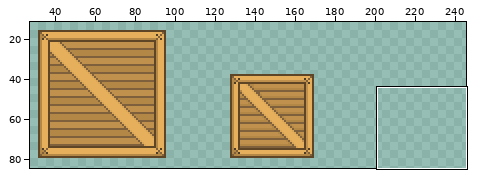
File history of a pixel-art file, Multimedia/Art/окружение/wooden box.aseprite. The picture above shows the old version from afar; the outline marks the close-up.
Close-up. First the earlier version:
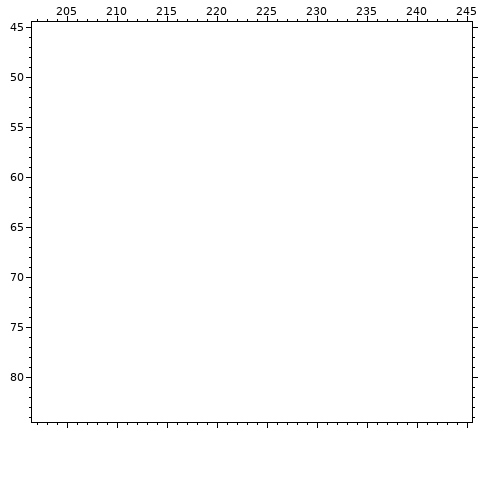
200x100 pixels, 1 frame. Shown: x 202..245, y 45..84. The old version is drawn lined up with the new one, on the new canvas. The wide view leaves out empty margins.
Palette (. is transparent): 
Now the later version:
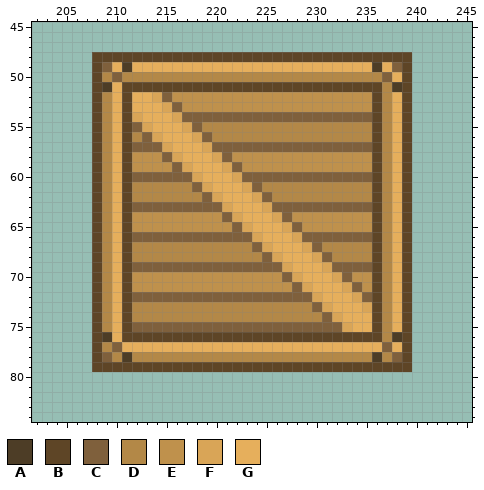
Colours new in this view: A #4d3d26  B #5e4526  C #7f603c  D #b38847  E #bf914c  F #d9a557  G #e6af5c
What changed:
canvas 200x100 -> 286x100
Changed rows in their new state; - is an unchanged pixel.
first column x 208:
48 BBBBBBBBBBBBBBBBBBBBBBBBBBBBBBBB
49 BCGAGGGGGGGGGGGGGGGGGGGGGGGGAGCB
50 BDCDDDDDDDDDDDDDDDDDDDDDDDDDDCGB
51 BAGBBBBBBBBBBBBBBBBBBBBBBBBBBDAB
52 BDGBGGFCEEEEEEEEEEEEEEEEEEEEBDGB
53 BDGBGGGFCEEEEEEEEEEEEEEEEEEEBDGB
54 BDGBFGGGFCCCCCCCCCCCCCCCCCCCBDGB
55 BDGBCFGGGFCDDDDDDDDDDDDDDDDDBDGB
56 BDGBDCFGGGFCDDDDDDDDDDDDDDDDBDGB
57 BDGBCCCFGGGFCCCCCCCCCCCCCCCCBDGB
58 BDGBEEECFGGGFCEEEEEEEEEEEEEEBDGB
59 BDGBEEEECFGGGFCEEEEEEEEEEEEEBDGB
60 BDGBCCCCCCFGGGFCCCCCCCCCCCCCBDGB
61 BDGBDDDDDDCFGGGFCDDDDDDDDDDDBDGB
62 BDGBDDDDDDDCFGGGFCDDDDDDDDDDBDGB
63 BDGBCCCCCCCCCFGGGFCCCCCCCCCCBDGB
64 BDGBEEEEEEEEECFGGGFCEEEEEEEEBDGB
65 BDGBEEEEEEEEEECFGGGFCEEEEEEEBDGB
66 BDGBCCCCCCCCCCCCFGGGFCCCCCCCBDGB
67 BDGBDDDDDDDDDDDDCFGGGFCDDDDDBDGB
68 BDGBDDDDDDDDDDDDDCFGGGFCDDDDBDGB
69 BDGBCCCCCCCCCCCCCCCFGGGFCCCCBDGB
70 BDGBEEEEEEEEEEEEEEECFGGGFCEEBDGB
71 BDGBEEEEEEEEEEEEEEEECFGGGFCEBDGB
72 BDGBCCCCCCCCCCCCCCCCCCFGGGFCBDGB
73 BDGBDDDDDDDDDDDDDDDDDDCFGGGFBDGB
74 BDGBDDDDDDDDDDDDDDDDDDDCFGGGBDGB
75 BDGBCCCCCCCCCCCCCCCCCCCCCFGGBDGB
76 BAGBBBBBBBBBBBBBBBBBBBBBBBBBBDAB
77 BDCGGGGGGGGGGGGGGGGGGGGGGGGGGCGB
78 BCDADDDDDDDDDDDDDDDDDDDDDDDDADCB
79 BBBBBBBBBBBBBBBBBBBBBBBBBBBBBBBB
